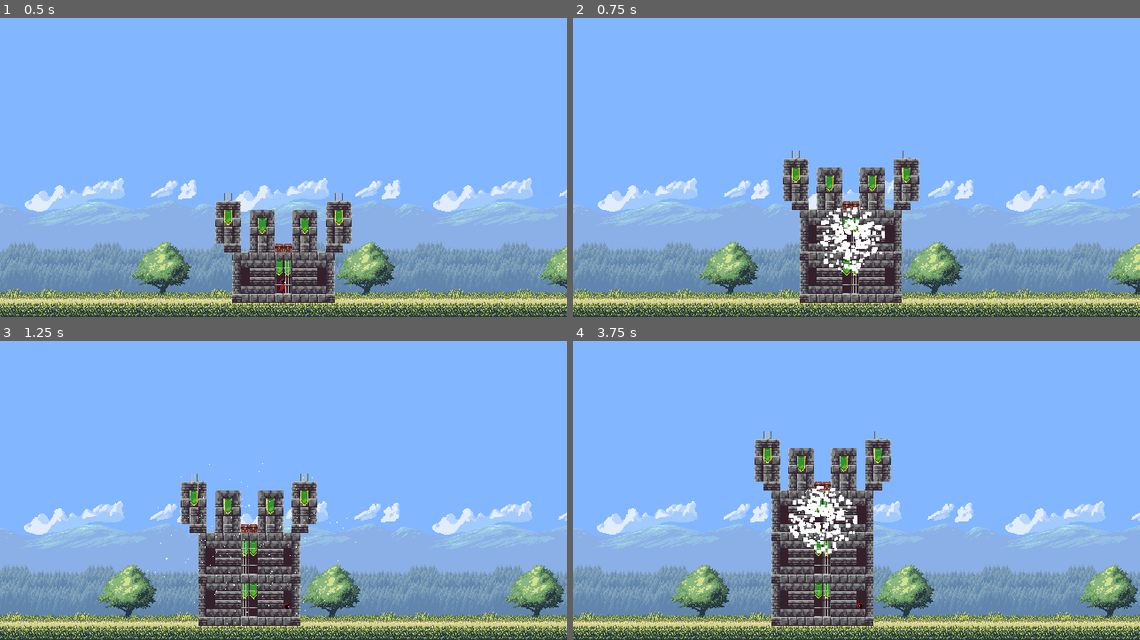
Above: before the commit, frames 1-4 (two rows, left to right).
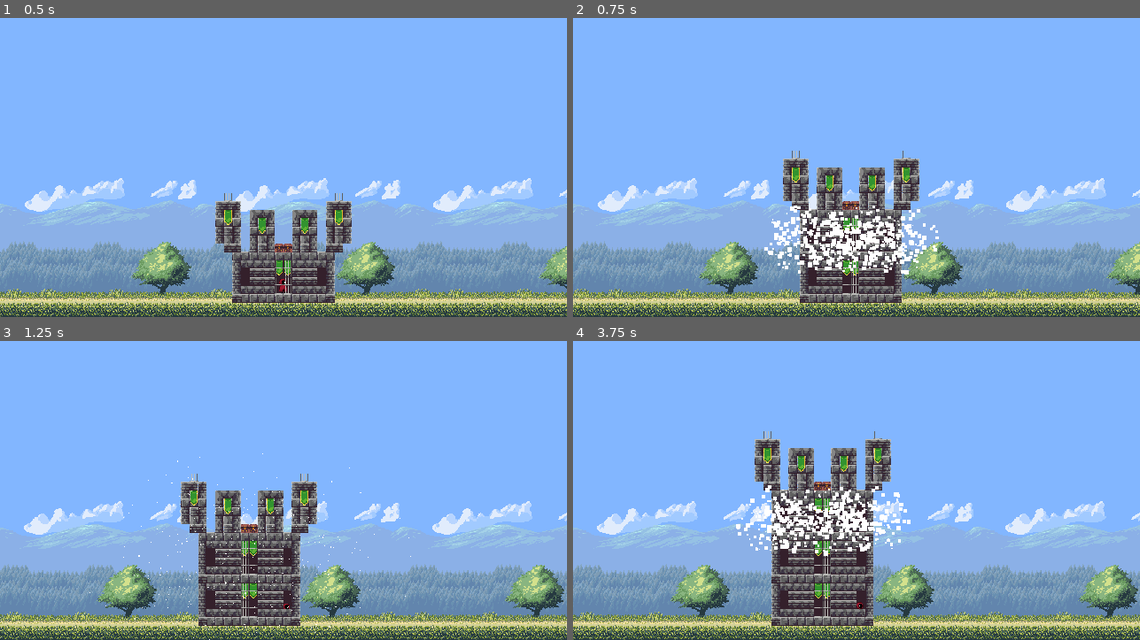
Above: after the commit, the same moments.

Repository: KeveenWong/towerism
Game: Godot game, scene res://scenes/main.tscn
The game is run twice, just before and just after one commit, with the same random seed, the same clock (stepped at 60 frames per second) and the same inputs.
Inputs (mouse positions are in pixels of both pictures, inside the frame that each line leads up to):
- Up to frame 1 (0.5 s): no input
- Up to frame 2 (0.75 s): tap Enter at 0.5 s; move the mouse to (981, 140) at 0.52 s; hold D (right) from 0.53 s (still down); hold ` (build_floor) from 0.53 s (still down)
- Up to frame 3 (1.25 s): keep holding D (right); keep holding ` (build_floor); tap Space (jump) at 0.77 s
- Up to frame 4 (3.75 s): move the mouse to (743, 496) at 1.27 s; release ` (build_floor) at 1.28 s; click (743, 496) at 1.35 s; tap Space (jump) at 1.52, 2, 3.02 s; move the mouse to (913, 409) at 2.02 s; release D (right) at 2.03 s; hold A (left) 2.03-2.78 s; hold Mouse wheel up (zoom_in) 2.03-2.78 s; move the mouse to (828, 544) at 2.77 s; hold D (right) from 2.78 s (still down); tap Mouse wheel down (zoom_out) at 2.85 s; move the mouse to (1026, 529) at 3.52 s; hold ` (build_floor) from 3.53 s (still down)

Frame 1 is identical in both runs. In frame 2, 2.2% of the frame differs, in the area x 33-65%, y 62-86%; in frame 3, 0.2%; in frame 4, 2.2%.

Commit message:
minor particle changes

Diff:
--- a/scenes/Particles/castle-particles.tscn
+++ b/scenes/Particles/castle-particles.tscn
@@ -8,9 +8,12 @@
 
 [node name="Node2D" type="CPUParticles2D"]
 z_index = 2
-emitting = false
-amount = 250
+amount = 500
 explosiveness = 1.0
+randomness = 1.0
+emission_shape = 4
+emission_points = PackedVector2Array(100, 0, -100, 0, 0, 0, -50, 0, 50, 0)
+emission_colors = PackedColorArray()
 spread = 180.0
 gravity = Vector2(0, 0)
 initial_velocity_min = 50.0
@@ -21,5 +24,5 @@
 script = ExtResource("1_7bagp")
 
 [node name="Timer" type="Timer" parent="."]
-wait_time = 0.01
+wait_time = 0.068
 one_shot = true
